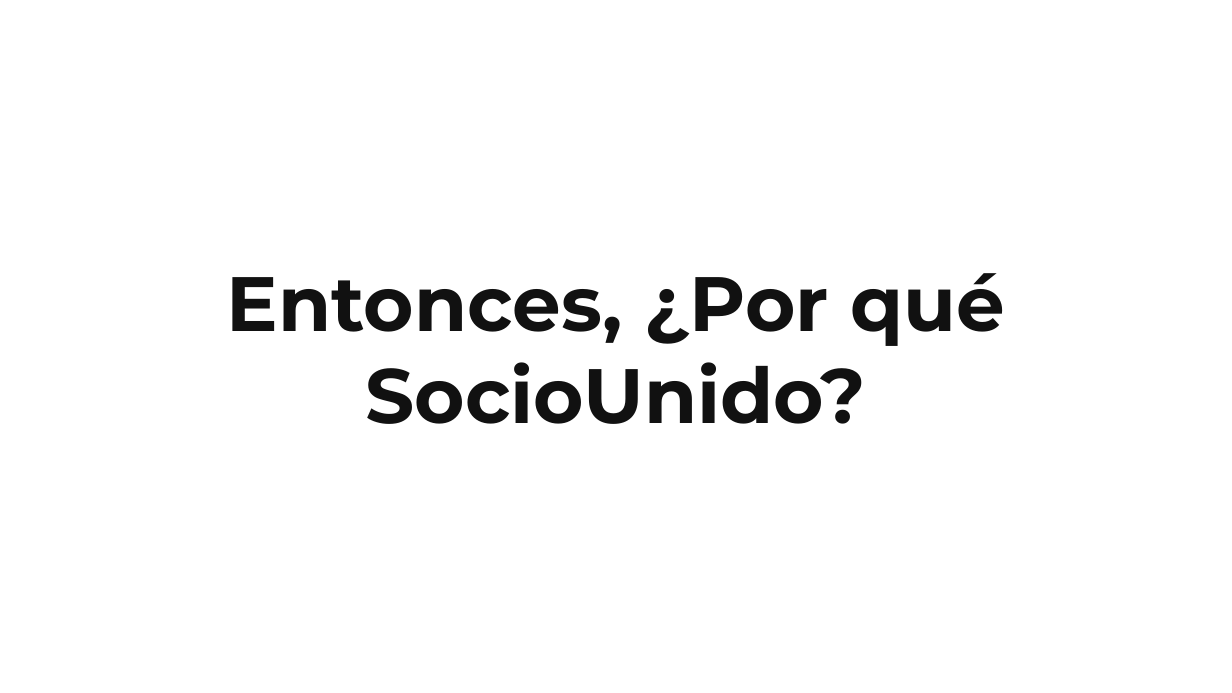
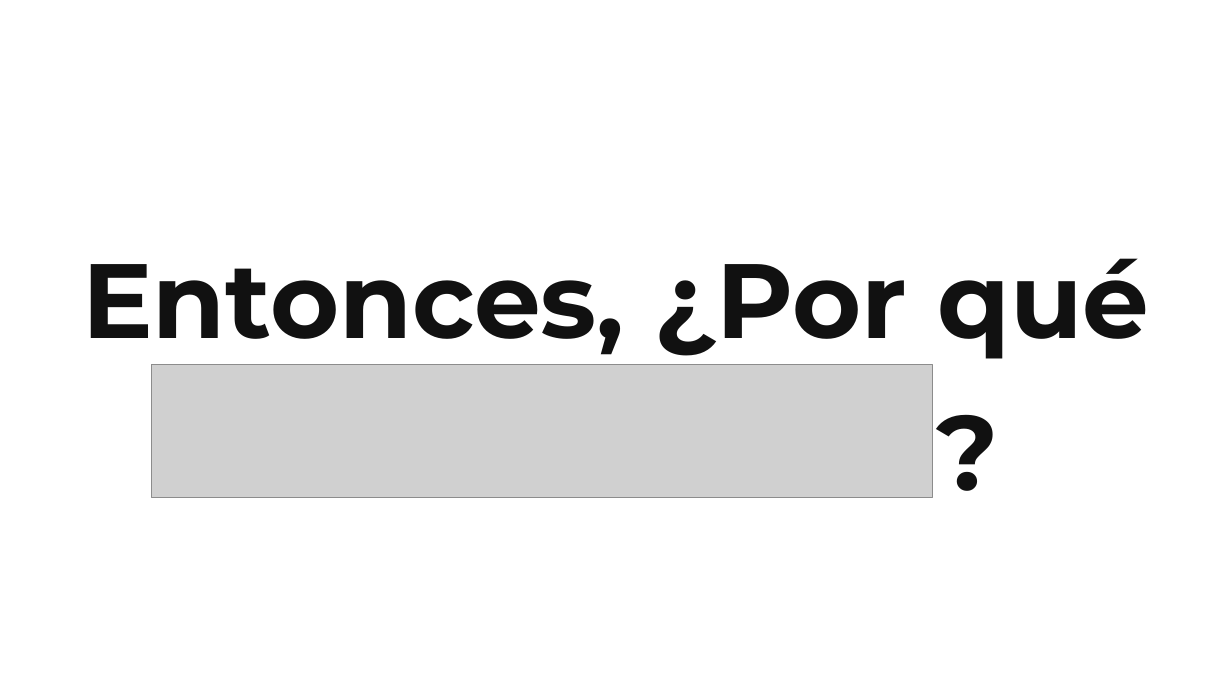
Before and after one commit to TrabajoProfesional-AGGZ/documentacion, a slide deck: slide 22 of entrega_final/defensa/Presentacion_SocioUnido.pptx (slide 21 before the commit). Drawn at 1232x693 pixels with LibreOffice and Linux fonts; fonts in the diff are those of the drawing; grey boxes stand for pictures; background and template pictures are left out. Boxes give left, top, right and bottom in pixels: in the first picture for what was removed or moved away, otherwise in the second. Text is boxed around its words. In the diff, an @@ line names an element or a change of style, - is before the commit and + after.

```diff
--- a/entrega_final/defensa/Presentacion_SocioUnido.pptx
+++ b/entrega_final/defensa/Presentacion_SocioUnido.pptx
@@ text at (82,258,1149,359): text changed; size 60 to 82.4 pt @@
-Entonces, ¿Por qué SocioUnido?
+Entonces, ¿Por qué
+?
@@ picture added at (152,364,933,497) @@
```
Also in this commit, not shown: 18 other slides changed, 3 slides added, 2 slides removed, 2 other files.
